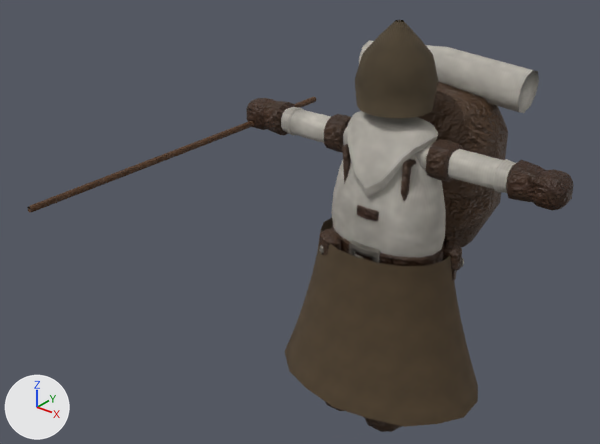
An edit to the glTF model csharp/Unciv.Godot/Packs/units/models/unit/Settler.glb, drawn before and after from the same camera.
Both versions are drawn from a 50 mm lens placed at (0.861, -1.376, 1.254), pointed at (-0.089, -0.189, 0.518). The axes (+X, +Y, +Z) are drawn at lower left. The lights are the same throughout. The older version comes first. Where no turn or scale is listed for an object, it has been applied to the vertices. Vertices at exactly the same position are counted once.

The scene before the commit, as lines of its bpy script (objects in view):
```python
me_mesh_skinned = bpy.data.meshes.new('Mesh_skinned')
me_mesh_skinned.from_pydata(...)  # 2351 vertices, 4521 faces; spans x -0.383..0.383, y -0.184..0.308, z 0.011..0.913
# faces by material slot: [1474, 2152, 164, 237, 138, 216, 140]
me_mesh_skinned.materials.append(mat_teamcolor)
me_mesh_skinned.materials.append(mat_leather)
me_mesh_skinned.materials.append(mat_bronze)
me_mesh_skinned.materials.append(mat_skin)
me_mesh_skinned.materials.append(mat_dark)
me_mesh_skinned.materials.append(mat_wool)
me_mesh_skinned.materials.append(mat_cloth)
me_mesh_staff = bpy.data.meshes.new('Mesh_Staff')
me_mesh_staff.from_pydata(...)  # 23 vertices, 42 faces; spans x -0.006..0.007, y -0.565..0.261, z -0.007..0.007
me_mesh_staff.materials.append(mat_leather)
ob_staff = bpy.data.objects.new('Staff', me_mesh_staff)
ob_staff.location = (-0.353, -0.063, 0.629)
ob_warrior = bpy.data.objects.new('Warrior', me_mesh_skinned)
ob_warrior.location = (0.0, 0.0, -0.011)
```
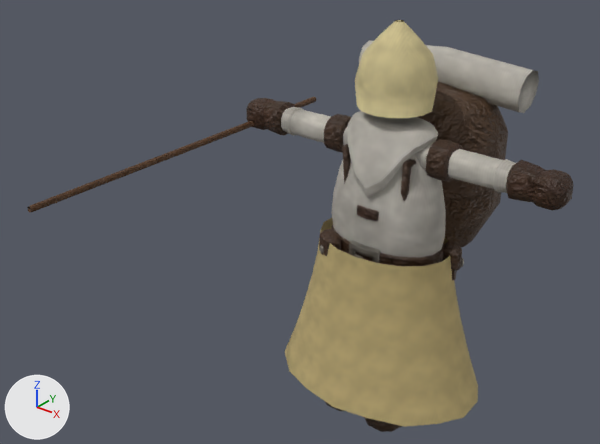
What changed in the scene script:
```text
Change me_mesh_skinned:
    where me_mesh_skinned.from_pydata(...)  # 2351 vertices, 4521 faces; spans x -0.383..0.383, y -0.184..0.308, z 0.011..0.913
    used by ob_warrior; location = (0.0, 0.0, -0.011)
    me_mesh_skinned part 1: 216 faces centred in x -0.234..0.234, y -0.176..0.164, z 0.124..0.429 are repainted in the vertex colours; the middle colour goes from brown #5c4b35 to yellow #cdb980
    me_mesh_skinned part 2: 140 faces centred in x -0.079..0.079, y -0.071..0.086, z 0.741..0.913 are repainted in the vertex colours; the middle colour goes from brown #564935 to beige #e6d7a0
```

Changed parts and their boxes (x1, y1, x2, y2) in the pictures (600 x 444 px):
part 1 of me_mesh_skinned, recoloured (brown to yellow): (285, 218, 478, 427) in both
part 2 of me_mesh_skinned, recoloured (brown to beige): (355, 20, 438, 118) in both
